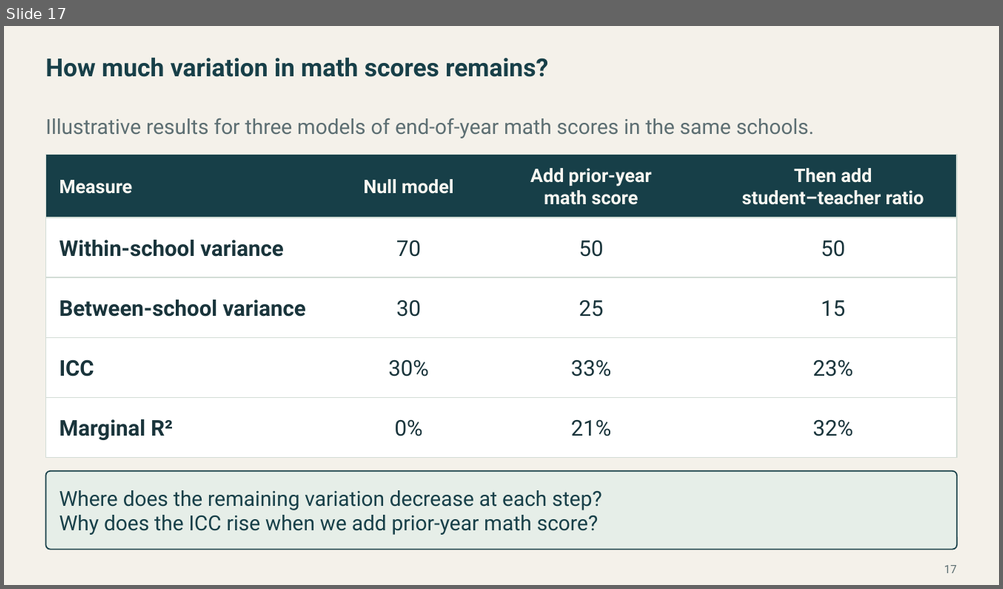
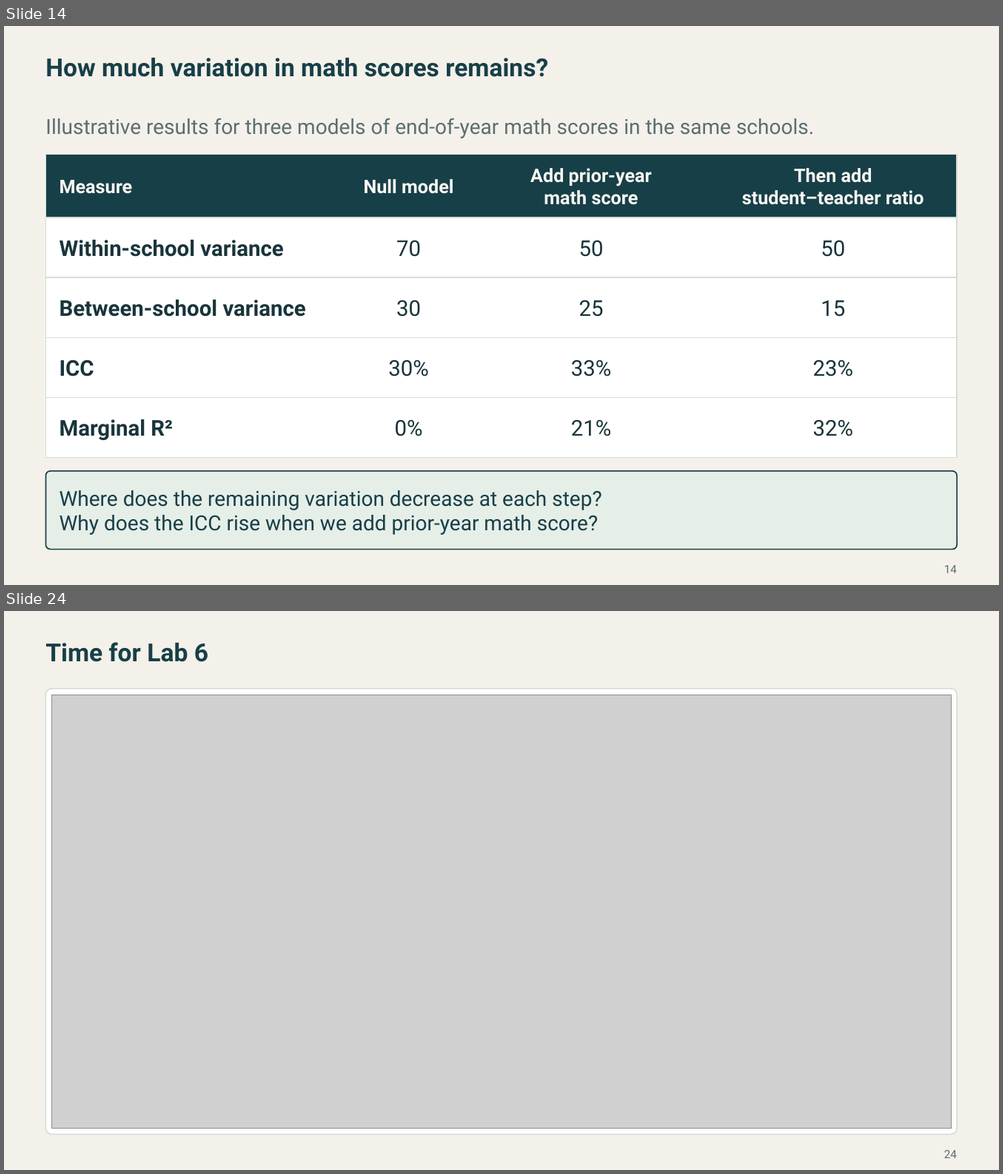
Before and after one commit to Postmus/BeyondMLR, a slide deck: lectures_2627/week3/Beyond_MLR_Week_3.pptx. Shown one above the other, each under a label of ours: slide 17 before the commit, slides 14 and 24 after it; the slides between them are not shown. The pictures are 1003x589 and 1003x1174 pixels, drawn with LibreOffice and Linux fonts; fonts in the diff are those of the drawing; grey boxes stand for pictures. Boxes give left, top, right and bottom in pixels: in the first picture for what was removed or moved away, otherwise in the second. Text is boxed around its words. In the diff, an @@ line names an element or a change of style, - is before the commit and + after.

```diff
--- a/lectures_2627/week3/Beyond_MLR_Week_3.pptx
+++ b/lectures_2627/week3/Beyond_MLR_Week_3.pptx
@@ slide 24 added at (4,611,999,1170), background #F4F1EA @@
@@ text added at (45,642,208,662), 24 pt, text #173F48, bold @@
+Time for Lab 6
@@ rounded rectangle added at (45,689,957,1135), fill #FFFFFF, outline #D3DDD6 1.1 pt @@
@@ picture added at (52,695,950,1128) @@
@@ page number added at (944,1150,956,1159), 11 pt, text #5C6E72 @@
+24
@@ what was slide 17 is now slide 14 @@
@@ page number at (944,565,956,574): text changed @@
-17
+14
```
Also in this commit, not shown: 1 slide changed, 19 other slides added, 4 slides removed, 36 other files.
